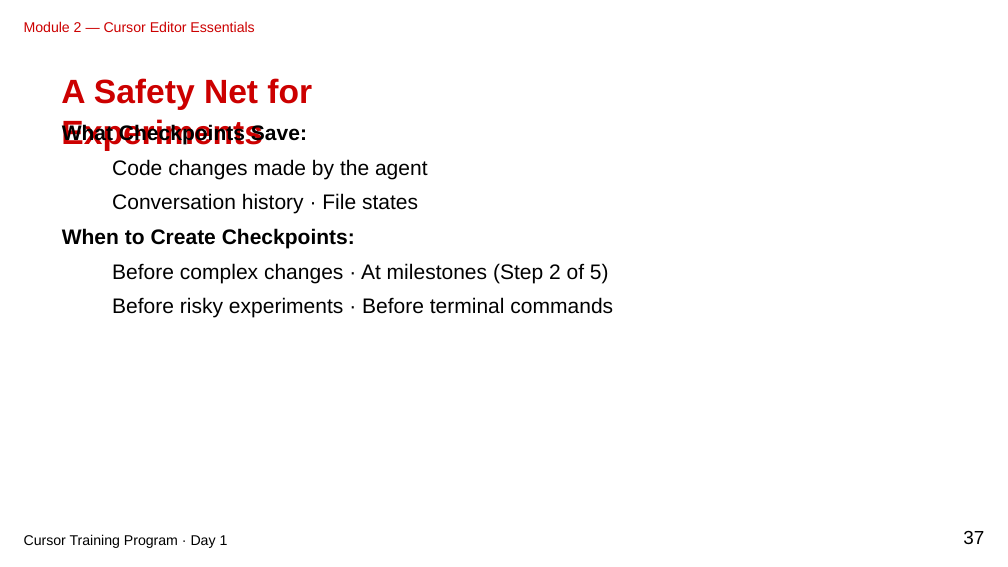
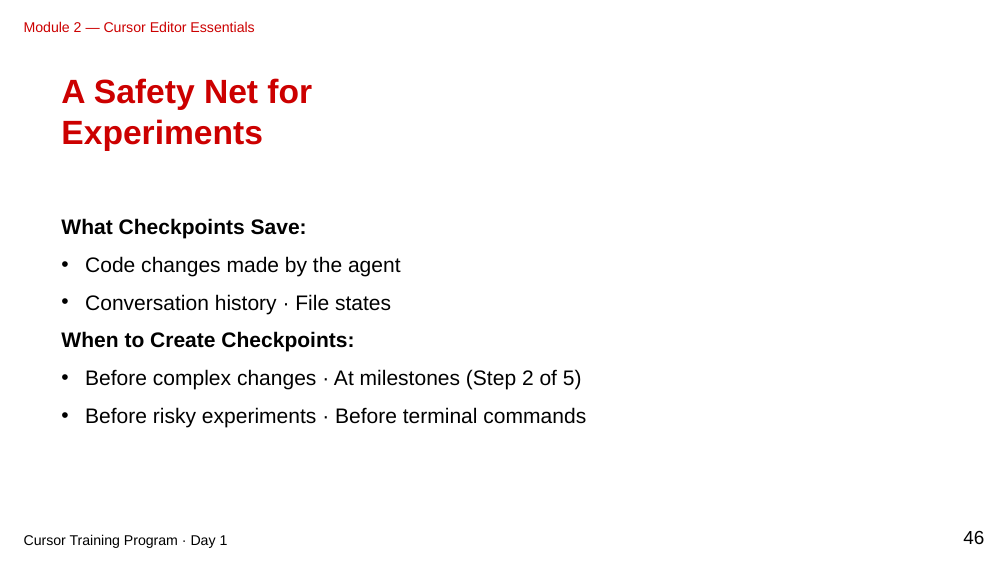
Before and after one commit to gjkaur/cursor_documentation, a slide deck: slide 46 of slides/module-02-marp-editable-clean.pptx (slide 37 before the commit). Drawn at 1008x567 pixels with LibreOffice and Linux fonts; fonts in the diff are those of the drawing. Boxes give left, top, right and bottom in pixels: in the first picture for what was removed or moved away, otherwise in the second. Text is boxed around its words. In the diff, an @@ line names an element or a change of style, - is before the commit and + after.

```diff
--- a/slides/module-02-marp-editable-clean.pptx
+++ b/slides/module-02-marp-editable-clean.pptx
@@ text removed at bbox=[62, 123, 307, 144] @@
-What Checkpoints Save:
@@ text removed at bbox=[112, 159, 428, 179] @@
-Code changes made by the agent
@@ text removed at bbox=[112, 193, 418, 214] @@
-Conversation history · File states
@@ text added at bbox=[61, 218, 586, 427], 20 pt, text #000000 @@
+What Checkpoints Save:
+• Code changes made by the agent
+• Conversation history · File states
+When to Create Checkpoints:
+• Before complex changes · At milestones (Step 2 of 5)
+• Before risky experiments · Before terminal commands
@@ text removed at bbox=[62, 228, 355, 248] @@
-When to Create Checkpoints:
@@ text removed at bbox=[112, 263, 609, 283] @@
-Before complex changes · At milestones (Step 2 of 5)
@@ text removed at bbox=[112, 297, 613, 318] @@
-Before risky experiments · Before terminal commands
@@ text at bbox=[963, 530, 984, 545]: text changed @@
-37
+46
```
Also in this commit, not shown: 47 other slides changed, 12 slides added, 36 other files.
